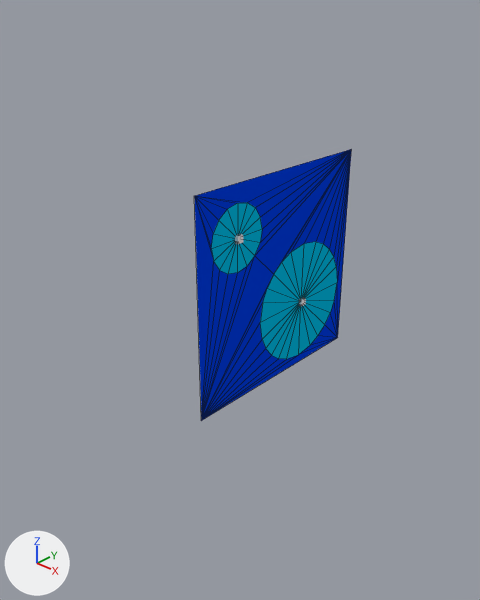
Two versions of the Blender file auvsi_robosub/models/shooter.blend, one commit apart.
Before and after are seen from a 50 mm lens placed at (1.054, -1.284, 0.744), pointed at (-0.062, -0.09, -0.049). The lights are fixed; the arrows at lower left show +X, +Y and +Z. Mesh edges are drawn as thin lines on the coarser meshes.

Names of what the first picture shows: 'ignore_background', 'solid_1'.
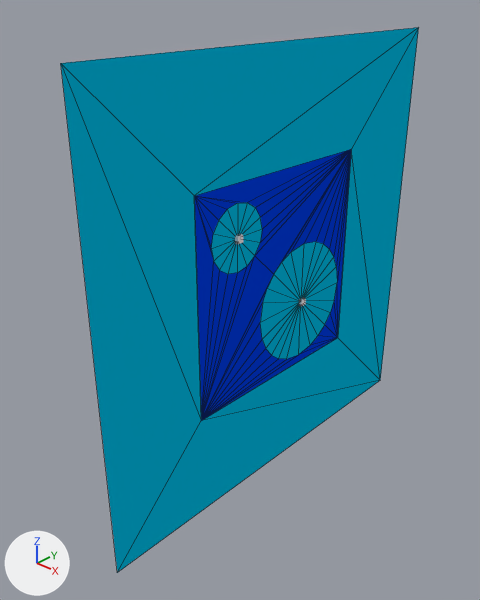
Diff of the bpy script that builds the scene:
```diff
--- a/auvsi_robosub/models/shooter.blend.py
+++ b/auvsi_robosub/models/shooter.blend.py
@@ me_plane_002 @@
+me_plane_002.from_pydata([(1.0, 1.0, 0.0), (1.0, -1.0, 0.0), (-1.0, -1.0, 0.0), (-1.0, 1.0, 0.0), (-0.5, -0.5, 0.0), (-0.5, 0.5, 0.0), (0.5, -0.5, 0.0), (0.5, 0.5, 0.0)], [], [(0, 3, 5), (5, 3, 4), (0, 5, 7), (0, 7, 6), (4, 3, 2), (6, 4, 2), (0, 6, 1), (6, 2, 1)])
+me_plane_002.materials.append(mat_material_001)  # cyan #00bee7
@@ ob_background_2 @@
+ob_background_2 = bpy.data.objects.new('background_2', me_plane_002)
+ob_background_2.location = (0.0, 0.0, 0.0)
+ob_background_2.rotation_euler = (0.0, 1.571, 0.0)  # degrees (0, 90, 0)
+ob_background_2.scale = (0.61, 0.61, 1.0)
```

Changed parts and their boxes [x1, y1, x2, y2] in the pictures (480 x 600 px):
'background_2', added (cyan)
    after: [61, 27, 419, 573]
